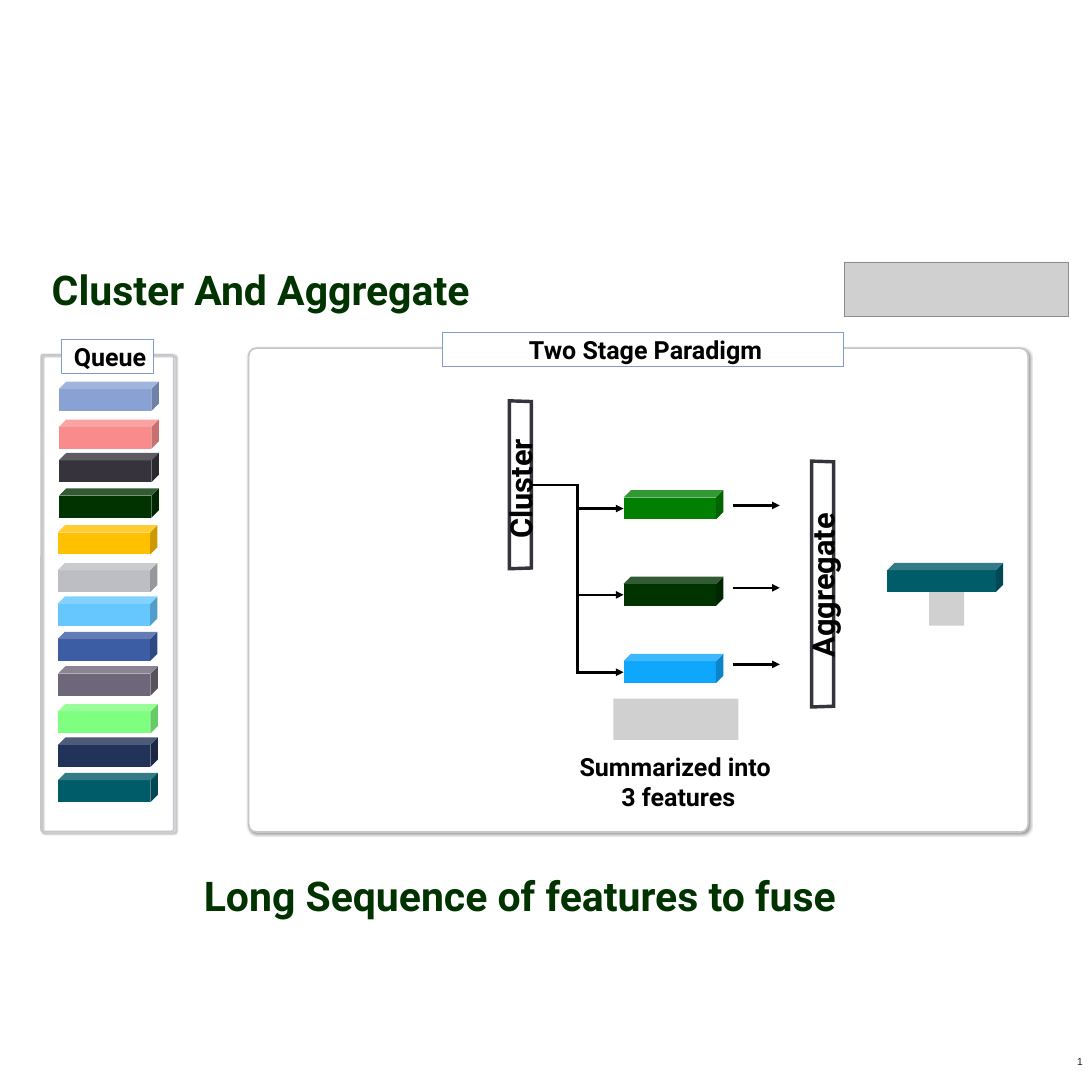
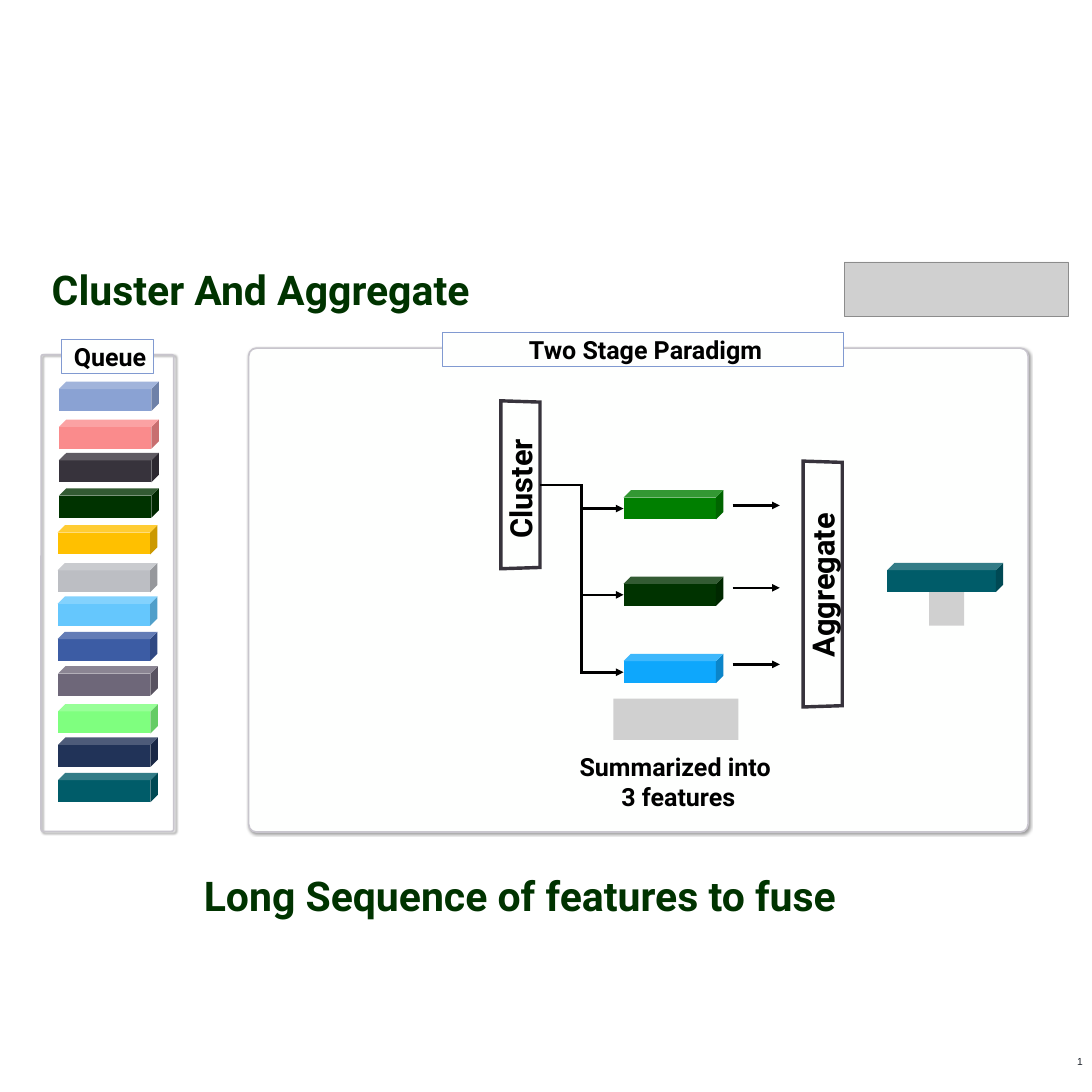
Before and after one commit to mk-minchul/image_assets, a slide deck: slide 1 of caface/caface.pptx. Drawn at 1092x1092 pixels with LibreOffice and Linux fonts; fonts in the diff are those of the drawing; grey boxes stand for pictures. Boxes give left, top, right and bottom in pixels: in the first picture for what was removed or moved away, otherwise in the second. Text is boxed around its words. In the diff, an @@ line names an element or a change of style, - is before the commit and + after.

```diff
--- a/caface/caface.pptx
+++ b/caface/caface.pptx
@@ trapezoid: place and size @@
-trapezoid at (509,401,531,569)
+trapezoid at (501,401,540,569)
@@ trapezoid: place and size @@
-trapezoid at (812,461,834,707)
+trapezoid at (803,461,842,707)
@@ elbow arrow moved from (531, 485) - (624, 672) to (540, 485) - (624, 672) @@
@@ elbow arrow moved from (531, 485) - (624, 595) to (540, 485) - (624, 595) @@
@@ elbow arrow moved from (531, 485) - (624, 509) to (540, 485) - (624, 509) @@
```
Also in this commit, not shown: 3 other slides changed, 1 other file.
